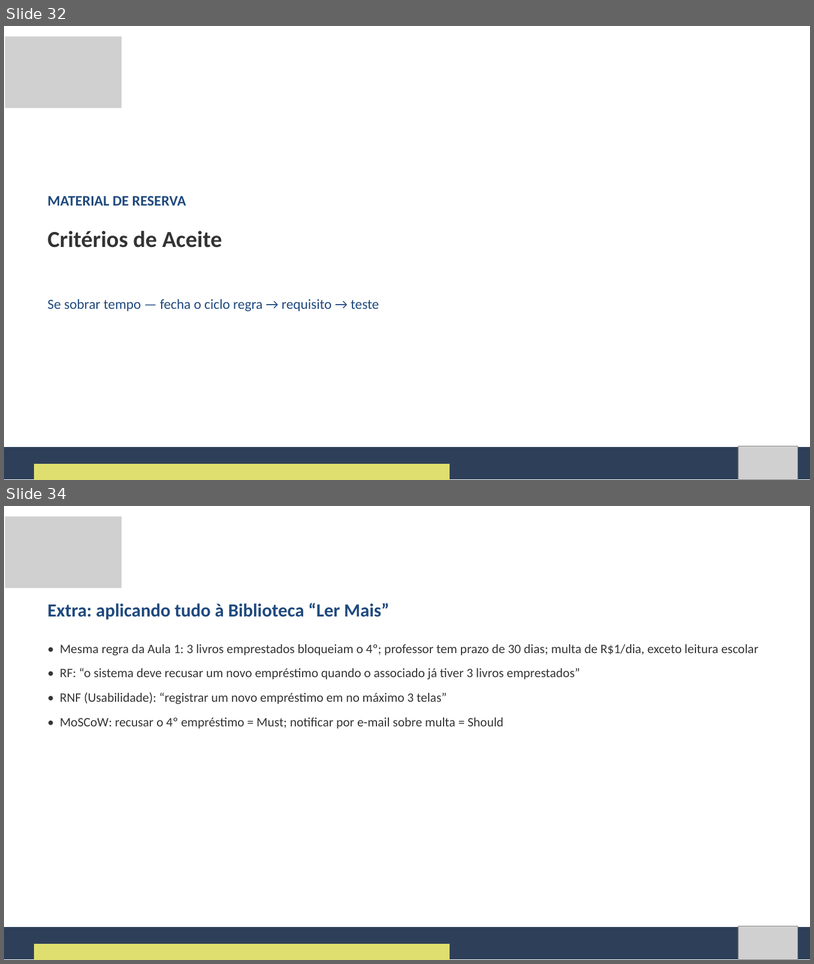
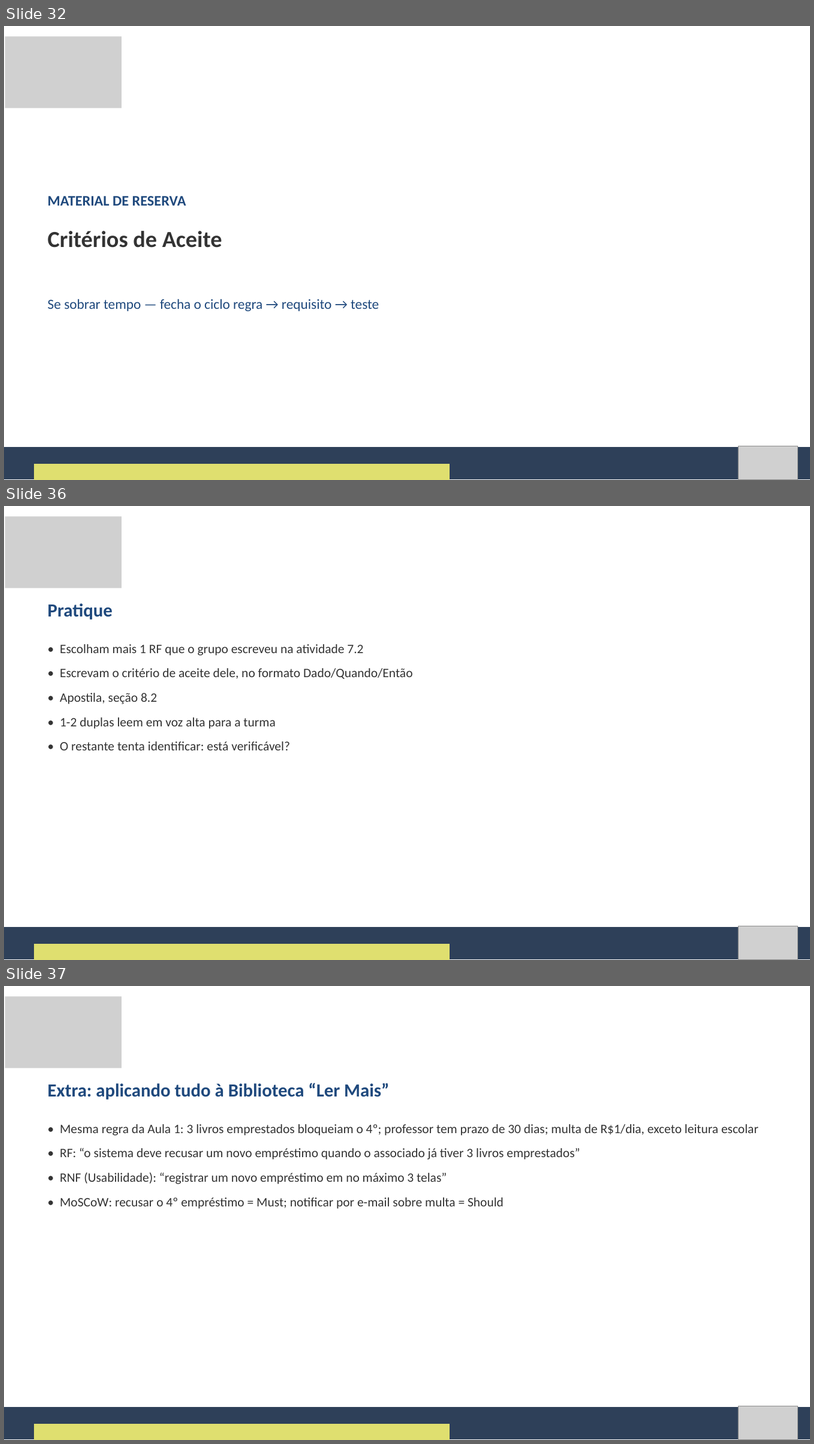
Before and after one commit to Natan20/Curso-Modelagem-De-Sistemas-Material, a slide deck: Aula 02 - 04-09-2026/Aula 2 - Slides.pptx. Shown one above the other, each under a label of ours: slides 32 and 34 before the commit, slides 32, 36 and 37 after it; the slides between them are not shown. The pictures are 814x964 and 814x1444 pixels, drawn with LibreOffice and Linux fonts; fonts in the diff are those of the drawing; grey boxes stand for pictures. Boxes give left, top, right and bottom in pixels: in the first picture for what was removed or moved away, otherwise in the second. Text is boxed around its words. In the diff, an @@ line names an element or a change of style, - is before the commit and + after.

Commit message:
Reorganiza Aula 2: quiz apos RNF, adiciona slides de Criterio de Aceite e move sintese/glossario pro final
- Quiz relampago RF/RNF movido para depois de RF e RNF completos, com slide de respostas novo
- Adiciona slide de definicao do MoSCoW antes das categorias
- Expande Criterio de Aceite em 4 slides (definicao, formato, exemplo, pratica)
- Corrige formatacao inconsistente dos slides de Ambiguidade/Conflitos
- Move Sintese e Glossario para o final, depois do material de reserva
- Esclarece a mecanica do role-play de entrevista no slide

```diff
--- a/Aula 02 - 04-09-2026/Aula 2 - Slides.pptx
+++ b/Aula 02 - 04-09-2026/Aula 2 - Slides.pptx
@@ slide 36 added at (x1=4, y1=506, x2=810, y2=960), background #FFFFFF @@
@@ picture added at (x1=5, y1=516, x2=122, y2=588) @@
@@ text added at (x1=48, y1=603, x2=113, y2=619), 33 pt, text #1F497D, bold @@
+Pratique
@@ text added at (x1=60, y1=644, x2=413, y2=750), 23 pt, text #333333 @@
+• Escolham mais 1 RF que o grupo escreveu na atividade 7.2
+• Escrevam o critério de aceite dele, no formato Dado/Quando/Então
+• Apostila, seção 8.2
+• 1-2 duplas leem em voz alta para a turma
+• O restante tenta identificar: está verificável?
@@ freeform shape added at (x1=4, y1=927, x2=810, y2=959), fill #2E4059 @@
@@ picture added at (x1=738, y1=926, x2=798, y2=959) @@
@@ freeform shape added at (x1=34, y1=943, x2=450, y2=960), fill #DFDF6F @@
@@ what was slide 34 is now slide 37 @@
```
Also in this commit, not shown: 4 slides changed, 4 other slides added, 2 other files.
